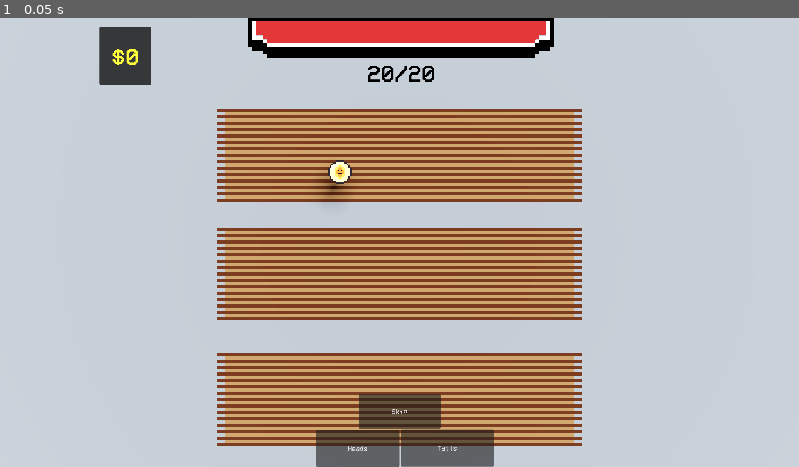
Above: before the commit, frame 1.
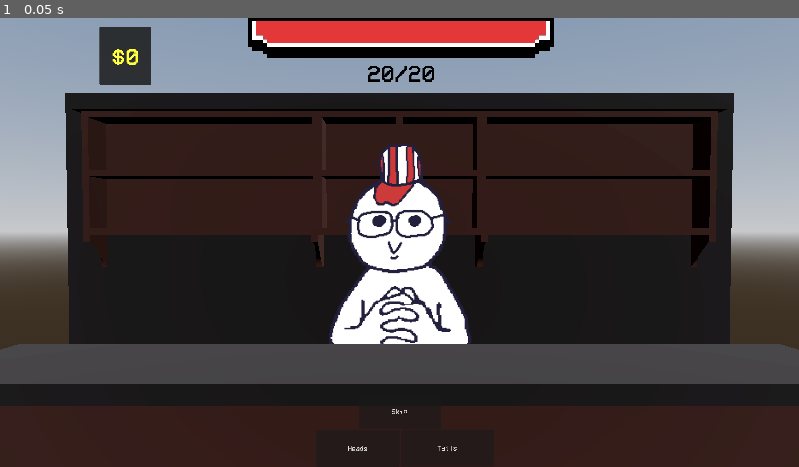
Above: after the commit, the same moment.

Repository: nianjindev/nummus
Game: Godot game, scene res://base_objects/shop.tscn
Same seed, same stepped clock (60 frames per second), same inputs: the game is played once before the commit and once after it. This scene is started directly instead of the project's main scene.
Inputs:
- Up to frame 1 (0.05 s): no input

The runs differ from the first frame. In frame 1, 93% of the frame differs, in the area x 0-100%, y 0-100%.

Commit message:
revamped shop

Diff:
--- a/nummus-game/base_objects/shop.tscn
+++ b/nummus-game/base_objects/shop.tscn
@@ -1,10 +1,11 @@
-[gd_scene load_steps=9 format=3 uid="uid://smvg3nwqqw6x"]
+[gd_scene load_steps=12 format=3 uid="uid://smvg3nwqqw6x"]
 
 [ext_resource type="ArrayMesh" uid="uid://clj1nhn3sqwg8" path="res://assets/3d/shop_floor.obj" id="1_yxe34"]
-[ext_resource type="ArrayMesh" uid="uid://bsc4krl7s2wsj" path="res://assets/3d/coin_base.obj" id="2_8ah0j"]
-[ext_resource type="ArrayMesh" uid="uid://3h3aubiopxyy" path="res://assets/3d/shop_carpet.obj" id="3_kmqgc"]
-[ext_resource type="ArrayMesh" uid="uid://uhpn156k5ixy" path="res://assets/3d/shop_ground.obj" id="4_kmqgc"]
+[ext_resource type="ArrayMesh" uid="uid://bylbmwndumjtv" path="res://assets/3d/shop_shelf.obj" id="3_hxjiy"]
+[ext_resource type="ArrayMesh" uid="uid://di4p7r3k6ddnu" path="res://assets/3d/shop_wall.obj" id="4_ya44s"]
 [ext_resource type="PackedScene" uid="uid://cgkq1874nru5o" path="res://gui/global_ui.tscn" id="5_0f8fb"]
+[ext_resource type="ArrayMesh" uid="uid://dc1ulk0am4cx4" path="res://assets/3d/shop_table.obj" id="5_hhiwf"]
+[ext_resource type="Texture2D" uid="uid://oydm4bxteeau" path="res://assets/2d/shopkeeper.png" id="6_ya44s"]
 
 [sub_resource type="ProceduralSkyMaterial" id="ProceduralSkyMaterial_0f8fb"]
 
@@ -19,10 +20,27 @@
 tonemap_mode = 2
 glow_enabled = true
 
+[sub_resource type="AtlasTexture" id="AtlasTexture_hhiwf"]
+atlas = ExtResource("6_ya44s")
+region = Rect2(0, 0, 256, 256)
+
+[sub_resource type="SpriteFrames" id="SpriteFrames_48b30"]
+animations = [{
+"frames": [{
+"duration": 1.0,
+"texture": SubResource("AtlasTexture_hhiwf")
+}],
+"loop": true,
+"name": &"idle",
+"speed": 5.0
+}]
+
 [node name="Shop" type="Node3D"]
 
 [node name="DirectionalLight3D" type="DirectionalLight3D" parent="."]
-transform = Transform3D(-0.8660254, -0.43301278, 0.25, 0, 0.49999997, 0.86602545, -0.50000006, 0.75, -0.43301266, 0, 12.249588, -2.2694368)
+transform = Transform3D(-0.6227914, -0.77456737, 0.11034594, 0.22908333, -0.045674503, 0.97233474, -0.74809885, 0.63084024, 0.2058862, 0, 5.7214184, -1.0442309)
+light_energy = 3.804
+light_indirect_energy = 3.969
 shadow_enabled = true
 directional_shadow_max_distance = 1.0
 
@@ -33,29 +51,26 @@
 transform = Transform3D(0.81101, 0, 0, 0, 0.81101, 0, 0, 0, 0.81101, 0, 0, 0)
 mesh = ExtResource("1_yxe34")
 
-[node name="CoinBase" type="MeshInstance3D" parent="."]
-transform = Transform3D(0.050325915, 0, 0, 0, 0.050325915, 0, 0, 0, 0.050325915, -1.9379225, 2.4417233, -2.29287)
-mesh = ExtResource("2_8ah0j")
+[node name="GlobalUI" parent="." instance=ExtResource("5_0f8fb")]
 
-[node name="CoinCarpet" type="MeshInstance3D" parent="."]
-transform = Transform3D(0.885097, 0, 0, 0, 0.885097, 0, 0, 0, 0.885097, 0, 0.058161676, -2.8373563)
-mesh = ExtResource("3_kmqgc")
+[node name="ShopShelf" type="MeshInstance3D" parent="."]
+transform = Transform3D(-4.371139e-08, 0, -1, 0, 1, 0, 1, 0, -4.371139e-08, 0, 2.7006216, -5.293378)
+mesh = ExtResource("3_hxjiy")
 
-[node name="UpgradeCarpet" type="MeshInstance3D" parent="."]
-transform = Transform3D(0.885097, 0, 0, 0, 0.885097, 0, 0, 0, 0.885097, 0, 0.058568113, 1.0243688)
-mesh = ExtResource("3_kmqgc")
+[node name="ShopWall" type="MeshInstance3D" parent="."]
+transform = Transform3D(-4.371139e-08, 0, -1, 0, 1, 0, 1, 0, -4.371139e-08, 0, 1.9294162, -5.696075)
+mesh = ExtResource("4_ya44s")
 
-[node name="RelicCarpet" type="MeshInstance3D" parent="."]
-transform = Transform3D(0.885097, 0, 0, 0, 0.885097, 0, 0, 0, 0.885097, 0, 0.058161676, 5.113982)
-mesh = ExtResource("3_kmqgc")
-
-[node name="Ground" type="MeshInstance3D" parent="."]
-transform = Transform3D(1.4, 0, 0, 0, 1.4, 0, 0, 0, 1.4, 0, 0, 0)
-mesh = ExtResource("4_kmqgc")
+[node name="ShopTable" type="MeshInstance3D" parent="."]
+transform = Transform3D(-4.371139e-08, 0, -1, 0, 1, 0, 1, 0, -4.371139e-08, 0, -0.017591119, -2.5242217)
+mesh = ExtResource("5_hhiwf")
 
 [node name="Camera3D" type="Camera3D" parent="."]
-transform = Transform3D(1, 0, 0, 0, -4.371139e-08, 1, 0, -1, -4.371139e-08, 0, 7.241, 0)
-projection = 1
-size = 14.61
+transform = Transform3D(1, 0, 0, 0, 0.9997187, 0.023716785, 0, -0.023716785, 0.9997187, 0, 1.9803946, 0.4990542)
+fov = 52.5
 
-[node name="GlobalUI" parent="." instance=ExtResource("5_0f8fb")]
+[node name="Shopkeeper" type="AnimatedSprite3D" parent="."]
+transform = Transform3D(0.7, 0, 0, 0, 0.7, 0, 0, 0, 0.7, 0.008915901, 1.9134233, -3.220599)
+sprite_frames = SubResource("SpriteFrames_48b30")
+animation = &"idle"
+autoplay = "idle"
Binary file added: nummus-game/assets/2d/shopkeeper.png
Not shown, added: nummus-game/assets/2d/shopkeeper.png.import
Not shown, added: nummus-game/assets/3d/shop_shelf.mtl
Not shown, added: nummus-game/assets/3d/shop_shelf.obj
Not shown, added: nummus-game/assets/3d/shop_shelf.obj.import
Not shown, added: nummus-game/assets/3d/shop_table.mtl
Not shown, added: nummus-game/assets/3d/shop_table.obj
Not shown, added: nummus-game/assets/3d/shop_table.obj.import
Not shown, added: nummus-game/assets/3d/shop_wall.mtl
Not shown, added: nummus-game/assets/3d/shop_wall.obj
Not shown, added: nummus-game/assets/3d/shop_wall.obj.import
